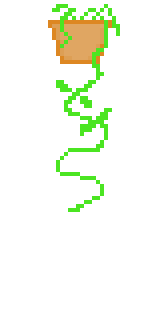
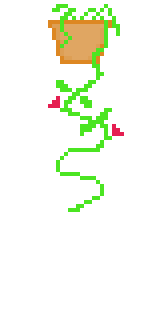
Two versions of the same layered image (160x320). Layer-by-layer changes:
added layer "Pasted Layer" above "plant" over left=108, top=124, right=124, bottom=140
painted on "plant" over left=48, top=96, right=64, bottom=112
